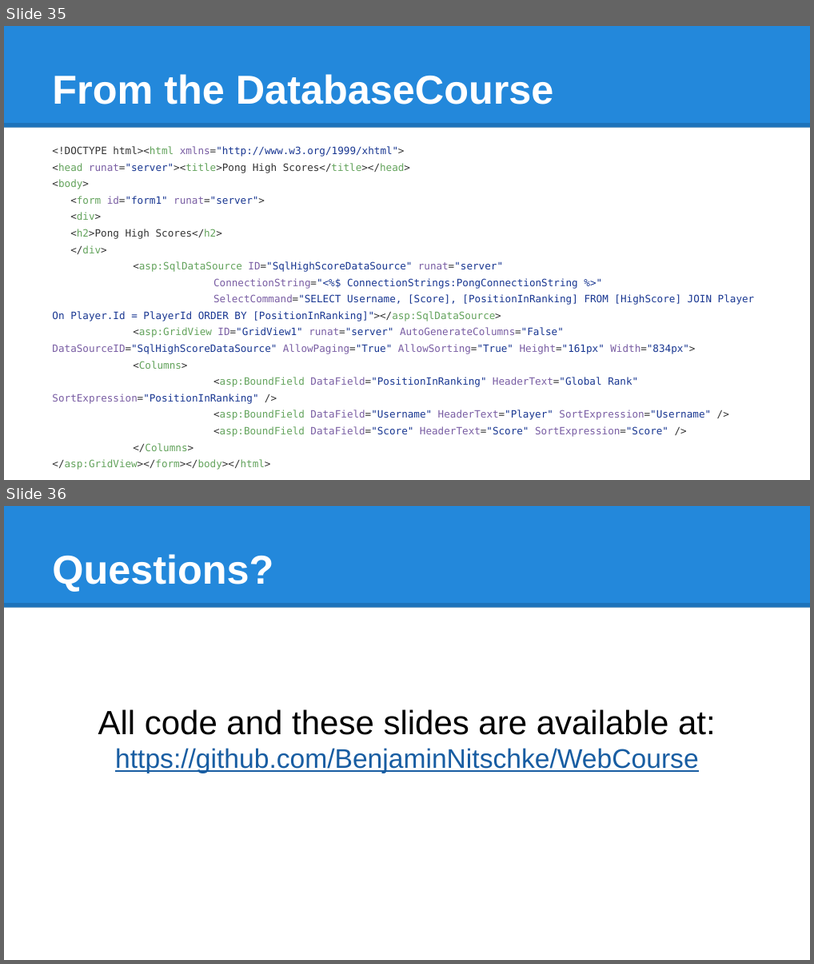
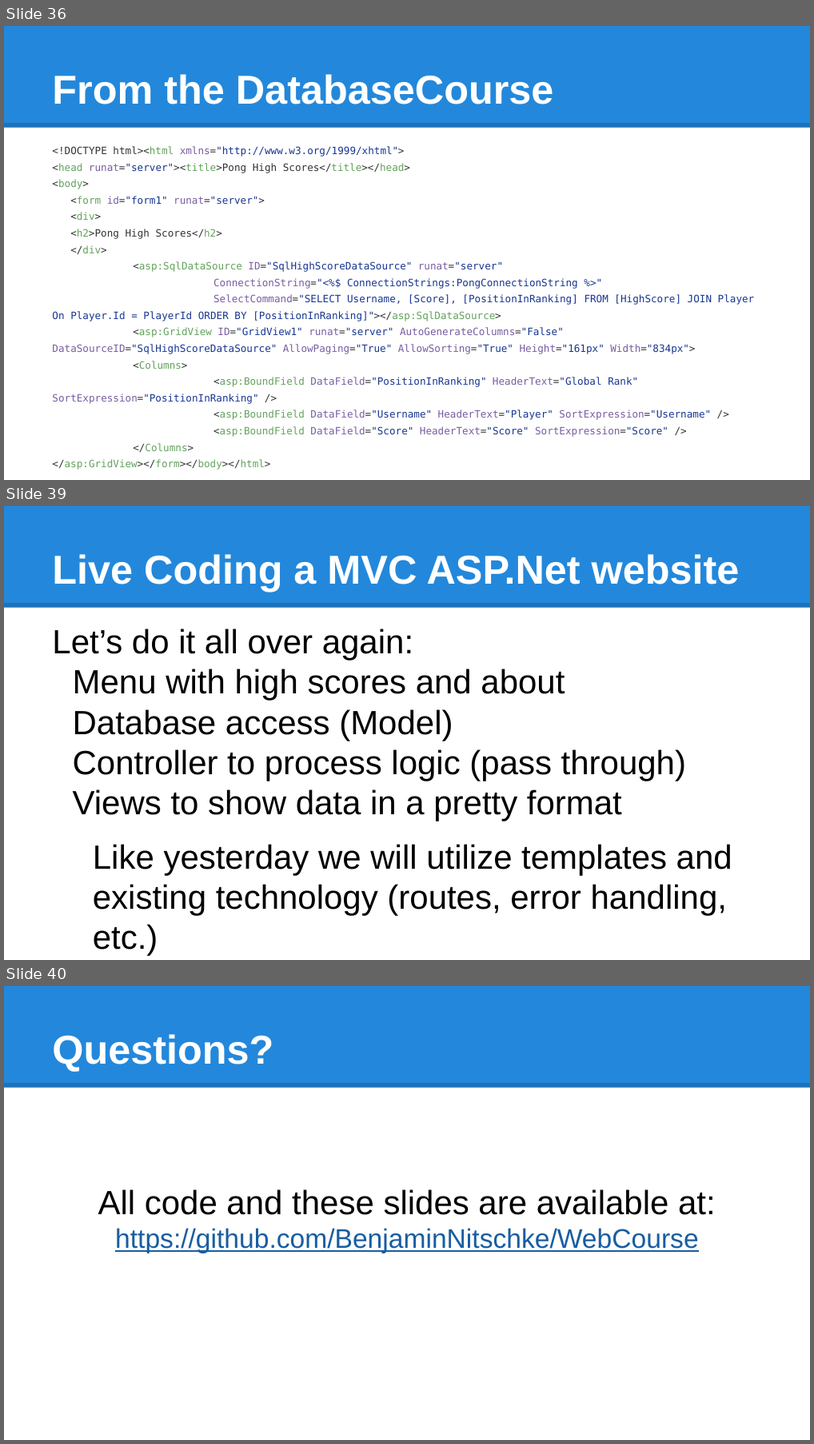
Before and after one commit to BenjaminNitschke/WebCourse, a slide deck: Web Course Games Academy January 2016.pptx. Shown one above the other, each under a label of ours: slides 35 and 36 before the commit, slides 36, 39 and 40 after it; the slides between them are not shown. The pictures are 814x964 and 814x1444 pixels, drawn with LibreOffice and Linux fonts; fonts in the diff are those of the drawing. Boxes give left, top, right and bottom in pixels: in the first picture for what was removed or moved away, otherwise in the second. Text is boxed around its words. In the diff, an @@ line names an element or a change of style, - is before the commit and + after.

Commit message:
Final commit with TypeScript Website and Server
Using a lot more Client side JavaScript code generated from TypeScript
and TypeScript on Node.js web server, plus more advanced topics
discussed in the slides.

```diff
--- a/Web Course Games Academy January 2016.pptx
+++ b/Web Course Games Academy January 2016.pptx
@@ slide 39 added at bbox=[4, 506, 810, 960], background #FFFFFF; not listed: 2 template elements that a slide beside it also shows @@
@@ title added at bbox=[52, 554, 740, 591], 36 pt, text #FFFFFF, bold @@
+Live Coding a MVC ASP.Net website
@@ text added at bbox=[52, 628, 733, 956], 30 pt, text #000000 @@
+Let’s do it all over again:
+Menu with high scores and about
+Database access (Model)
+Controller to process logic (pass through)
+Views to show data in a pretty format
+Like yesterday we will utilize templates and existing technology (routes, error handling, etc.)
@@ what was slide 35 is now slide 36 @@
@@ what was slide 36 is now slide 40 @@
```
Also in this commit, not shown: 2 slides changed, 10 other slides added, 22 other files.
